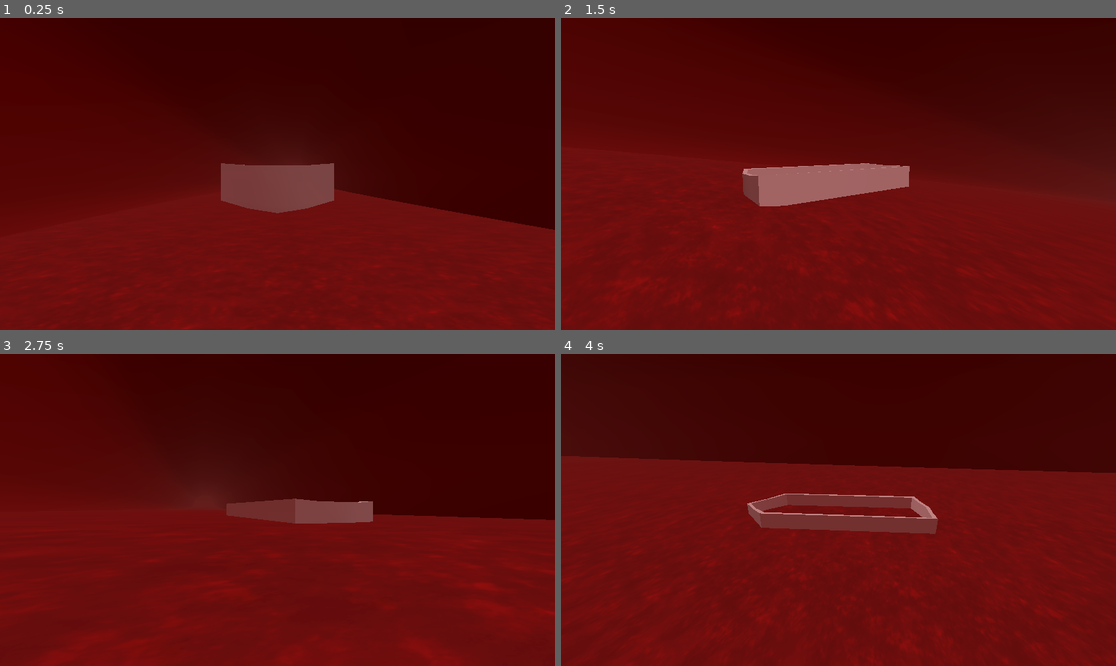
Above: before the commit, frames 1-4 (two rows, left to right).
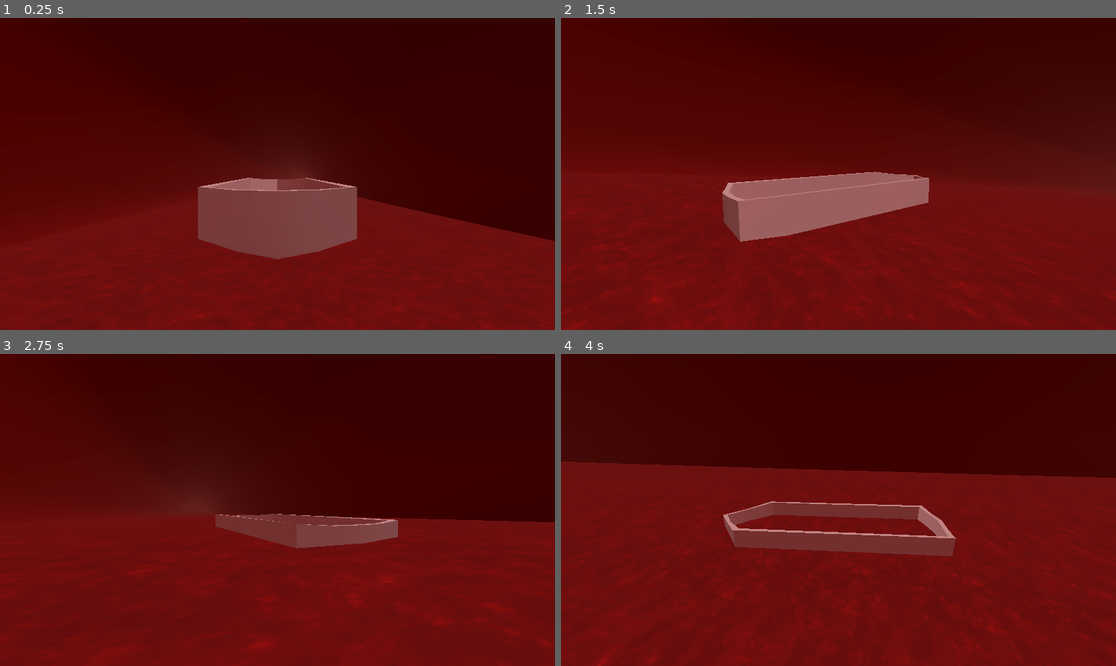
Above: after the commit, the same moments.

Repository: petegilb/bloodstream
Game: Godot game, scene res://levels/mainlevel.tscn
Two runs of this game, one before a commit and one after it. Both use one fixed random seed, a clock stepped at 60 frames per second and the inputs below.
Inputs (mouse positions are in pixels of both pictures, inside the frame that each line leads up to):
- Up to frame 1 (0.25 s): no input
- Up to frame 2 (1.5 s): move the mouse to (866, 174) at 0.52 s; hold W (move_forward) from 0.53 s (still down); move the mouse to (810, 174) at 1.27 s
- Up to frame 3 (2.75 s): keep holding W (move_forward); move the mouse to (288, 503) at 2.02 s
- Up to frame 4 (4 s): keep holding W (move_forward); move the mouse to (832, 516) at 2.77 s; move the mouse to (877, 513) at 3.52 s

The runs differ from the first frame. In frame 1, 6.8% of the frame differs, in the area x 7-100%, y 46-100%; in frame 2, 5.1%; in frame 3, 4.2%; in frame 4, 7.9%, in the area x 0-100%, y 32-100%.

Commit message:
add springarm so it doesn't clip

Diff:
--- a/levels/mainlevel.tscn
+++ b/levels/mainlevel.tscn
@@ -103,21 +103,6 @@
 
 [node name="CSGTube2" parent="BloodStreams/River" instance=ExtResource("3_p5hok")]
 
-[node name="CSGPolygon3D" type="CSGPolygon3D" parent="BloodStreams/River"]
-transform = Transform3D(1, 0, 0, 0, 1, 0, 0, 0, 1, 0, 11.317, 0)
-visible = false
-polygon = PackedVector2Array(0.336373, 1.8816, 1.13684, 1.87207, 1.68002, 1.45278, 1.70861, 0.728546, 1.70861, -0.119568, -0.292566, -0.138626, -0.283038, 0.680901, -0.273508, 1.45278)
-depth = 3.4
-smooth_faces = true
-
-[node name="CSGPolygon3D3" type="CSGPolygon3D" parent="BloodStreams/River"]
-transform = Transform3D(0.95922, 0, 0, 0, 0.95922, 0, 0, 0, 0.95922, -0.506038, 48.2799, 0.19668)
-visible = false
-operation = 2
-polygon = PackedVector2Array(0.336373, 1.8816, 1.13684, 1.87207, 1.68002, 1.45278, 1.70861, 0.728546, 1.70861, -0.119568, -0.292566, -0.138626, -0.283038, 0.680901, -0.273508, 1.45278)
-depth = 3.97
-smooth_faces = true
-
 [node name="MultiMeshInstance3D" type="MultiMeshInstance3D" parent="BloodStreams/River"]
 visible = false
 multimesh = SubResource("MultiMesh_cxcq7")
@@ -130,4 +115,3 @@
 
 [node name="BoatCharacter" parent="." instance=ExtResource("2_cxcq7")]
 transform = Transform3D(0.909374, 0, -0.415979, 0, 1, 0, 0.415979, 0, 0.909374, 0.676237, 0.213472, -2.42964)
-float_force = 2.0
--- a/prefabs/blood_river.tscn
+++ b/prefabs/blood_river.tscn
@@ -8,12 +8,12 @@
 shader = ExtResource("1_s5yy5")
 shader_parameter/albedo_texture = ExtResource("2_417ru")
 shader_parameter/albedo_multiplier = Vector3(0.96, 0.135, 0.115)
-shader_parameter/scroll_speed = 1.0
+shader_parameter/scroll_speed = 1.5
 shader_parameter/scale = Vector2(0.5, 50)
 
 [node name="Bloodstream" type="CSGPolygon3D"]
 use_collision = true
-collision_layer = 2
+collision_layer = 258
 collision_mask = 0
 polygon = PackedVector2Array(-2.1237, -0.0146387, -2.10123, 0.0621848, 21.7251, 0.174108, 21.7069, -0.0169136)
 mode = 2
--- a/prefabs/boat_character.tscn
+++ b/prefabs/boat_character.tscn
@@ -9,8 +9,10 @@
 
 [node name="BoatCharacter" type="RigidBody3D"]
 script = ExtResource("1_tu7rq")
-forward_row_force = 50
-backward_row_force = 25
+float_force = 2.0
+river_passive_force = 8
+forward_row_force = 30
+backward_row_force = 15
 turn_force = 10
 
 [node name="MeshInstance3D" type="MeshInstance3D" parent="."]
@@ -21,12 +23,16 @@
 shape = SubResource("ConvexPolygonShape3D_tu7rq")
 
 [node name="CameraPivot" type="Node3D" parent="."]
-transform = Transform3D(1, 0, 0, 0, 1, 0, 0, 0, 1, 0, 0.55253, 0)
+transform = Transform3D(1, 0, 0, 0, 1, 0, 0, 0, 1, 0, 1.16611, -0.180041)
 
 [node name="CameraTilt" type="Node3D" parent="CameraPivot"]
 
-[node name="Camera3D" type="Camera3D" parent="CameraPivot/CameraTilt"]
-transform = Transform3D(-1, 0, -8.74228e-08, 0, 1, 0, 8.74228e-08, 0, -1, 0, 0.210831, -6.8822)
+[node name="SpringArm3D" type="SpringArm3D" parent="CameraPivot/CameraTilt"]
+transform = Transform3D(-1, 0, -8.74228e-08, 0, 1, 0, 8.74228e-08, 0, -1, 0, 0, 0)
+collision_mask = 256
+spring_length = 5.53
+
+[node name="Camera3D" type="Camera3D" parent="CameraPivot/CameraTilt/SpringArm3D"]
 
 [node name="ProbeContainer" type="Node3D" parent="."]
 
--- a/prefabs/boat_probe.gd
+++ b/prefabs/boat_probe.gd
@@ -2,7 +2,7 @@
 
 extends Node3D
 
-@export var underneath_radius := 5
+@export var underneath_radius := 8
 
 var in_water = false
 var water_height = -100
--- a/prefabs/csg_tube.tscn
+++ b/prefabs/csg_tube.tscn
@@ -6,6 +6,7 @@
 [node name="CSGTube" type="CSGPolygon3D"]
 transform = Transform3D(1, 0, 0, 0, 1, 0, 0, 0, 1, -11.9686, 1.07616, 0)
 use_collision = true
+collision_layer = 257
 polygon = PackedVector2Array(10.4591, -4.72119, 10.1212, -5.4924, -13.3506, -5.57025, -11.9554, 1.02113, -9.64291, 6.34 …(243 unchanged characters)…
 mode = 2
 path_node = NodePath("..")
--- a/project.godot
+++ b/project.godot
@@ -42,6 +42,7 @@
 
 3d_physics/layer_1="World"
 3d_physics/layer_2="Water"
+3d_physics/layer_9="Camera"
 
 [rendering]
 
--- a/scripts/boat.gd
+++ b/scripts/boat.gd
@@ -43,7 +43,8 @@
 		# what happens if we're not in water lol
 		if p.in_water and depth > 0:
 			submerged = true
-			collision_object = p.collision_object.get_parent()
+			if p.collision_object:
+				collision_object = p.collision_object.get_parent()
 			var force = Vector3.UP * float_force * gravity * depth
 			apply_force(force, p.global_position - global_position)
 
